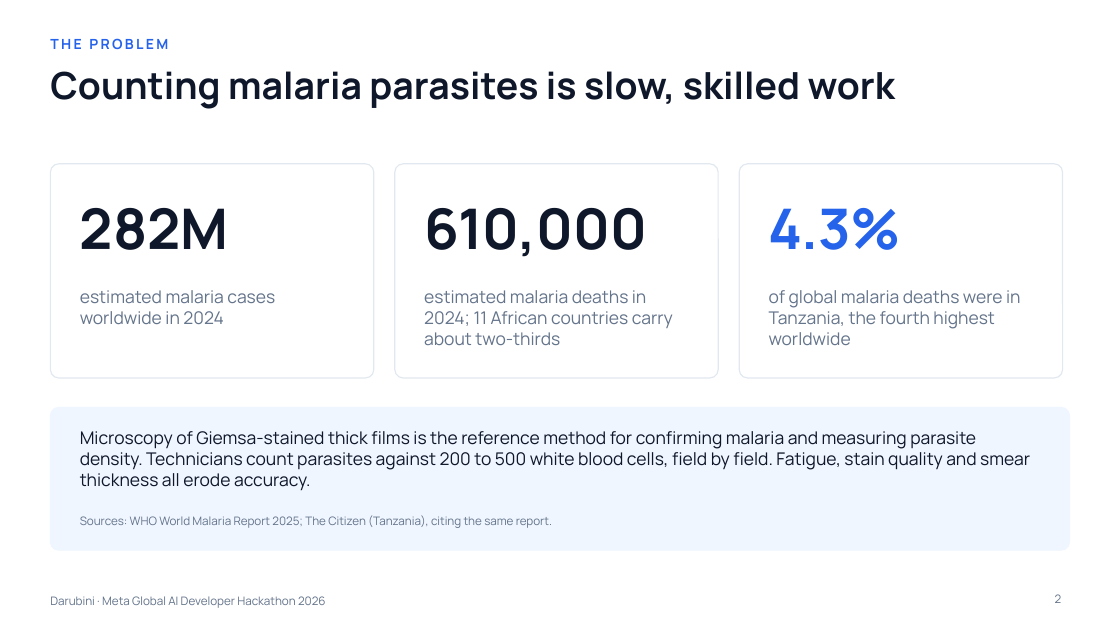
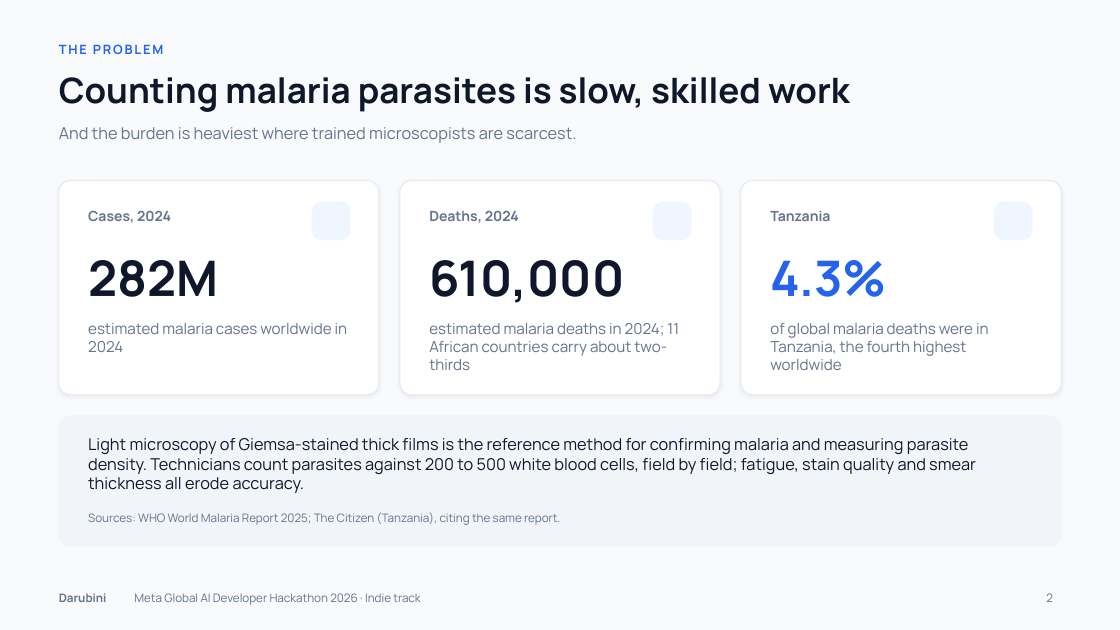
Before and after one commit to albertmwangwa/darubini, a slide deck: slide 2 of docs/proposal/Darubini-Proposal.pptx. Drawn at 1120x630 pixels with LibreOffice and Linux fonts; fonts in the diff are those of the drawing; background and template pictures are left out. Boxes give left, top, right and bottom in pixels: in the first picture for what was removed or moved away, otherwise in the second. Text is boxed around its words. In the diff, an @@ line names an element or a change of style, - is before the commit and + after.

```diff
--- a/docs/proposal/Darubini-Proposal.pptx
+++ b/docs/proposal/Darubini-Proposal.pptx
@@ background #FFFFFF to #F8FAFC @@
@@ text "THE PROBLEM": place and size @@
-text "THE PROBLEM" at (50, 38, 168, 49)
+text "THE PROBLEM" at (59, 44, 163, 54)
@@ text "THE PROBLEM" at (59, 44, 163, 54): size 12 to 11 pt, letter spacing 2 to 1.5 pt @@
@@ title "Counting malaria parasites is slow, ...": place and size @@
-title "Counting malaria parasites is slow, ..." at (50, 71, 895, 109)
+title "Counting malaria parasites is slow, ..." at (59, 77, 850, 112)
@@ title "Counting malaria parasites is slow, ..." at (59, 77, 850, 112): size 32 to 30 pt @@
@@ text added at (59, 127, 576, 143), 14 pt, text #64748B @@
+And the burden is heaviest where trained microscopists are scarcest.
@@ outline #E2E8F0 1 pt to #E2E8F0 0.75 pt; shadow on; proportions changed in 3 elements at (741, 181, 1061, 395), (400, 181, 720, 395), (59, 181, 379, 395) @@
@@ rounded rectangle: place and size @@
-rounded rectangle at (50, 164, 374, 378)
+rounded rectangle at (59, 181, 379, 395)
@@ rounded rectangle added at (312, 202, 350, 240), fill #EFF6FF @@
@@ rounded rectangle: place and size @@
-rounded rectangle at (395, 164, 718, 378)
+rounded rectangle at (400, 181, 720, 395)
@@ rounded rectangle added at (653, 202, 691, 240), fill #EFF6FF @@
@@ rounded rectangle: place and size @@
-rounded rectangle at (739, 164, 1063, 378)
+rounded rectangle at (741, 181, 1061, 395)
@@ rounded rectangle added at (994, 202, 1033, 240), fill #EFF6FF @@
@@ text added at (88, 211, 171, 223), 12 pt, text #64748B, bold @@
+Cases, 2024
@@ text added at (429, 211, 519, 223), 12 pt, text #64748B, bold @@
+Deaths, 2024
@@ text added at (770, 211, 830, 221), 12 pt, text #64748B, bold @@
+Tanzania
@@ size 48 to 42 pt in 3 elements at (770, 260, 886, 297), (429, 260, 624, 303), (88, 260, 218, 297) @@
@@ text "282M": place and size @@
-text "282M" at (80, 208, 229, 250)
+text "282M" at (88, 260, 218, 297)
@@ text "610,000": place and size @@
-text "610,000" at (424, 208, 647, 257)
+text "610,000" at (429, 260, 624, 303)
@@ text "4.3%": place and size @@
-text "4.3%" at (769, 208, 902, 250)
+text "4.3%" at (770, 260, 886, 297)
@@ size 15 to 13 pt in 3 elements at (770, 323, 989, 370), (429, 323, 679, 370), (88, 323, 348, 352) @@
@@ text "estimated malaria cases worldwide in ...": place and size @@
-text "estimated malaria cases worldwide in ..." at (80, 290, 275, 324)
+text "estimated malaria cases worldwide in ..." at (88, 323, 348, 352)
@@ text "estimated malaria deaths in 2024; ...": place and size @@
-text "estimated malaria deaths in 2024; ..." at (424, 290, 673, 345)
+text "estimated malaria deaths in 2024; ..." at (429, 323, 679, 370)
@@ text "of global malaria deaths were ...": place and size @@
-text "of global malaria deaths were ..." at (769, 290, 1020, 345)
+text "of global malaria deaths were ..." at (770, 323, 989, 370)
@@ rounded rectangle: place and size @@
-rounded rectangle at (50, 408, 1070, 550)
+rounded rectangle at (59, 416, 1061, 546)
@@ rounded rectangle at (59, 416, 1061, 546): fill #EFF6FF to #F1F5F9; outline #EFF6FF 1 pt to #F1F5F9 0.75 pt; proportions changed @@
@@ text at (88, 438, 976, 493): text changed; size 15 to 14 pt @@
-Microscopy of Giemsa-stained thick films is the reference method for confirming malaria and measuring parasite density. Technicians count parasites against 200 to 500 white blood cells, field by field. Fatigue, stain quality and smear thickness all erode accuracy.
+Light microscopy of Giemsa-stained thick films is the reference method for confirming malaria and measuring parasite density. Technicians count parasites against 200 to 500 white blood cells, field by field; fatigue, stain quality and smear thickness all erode accuracy.
@@ text "Sources: WHO World Malaria Report ...": place and size @@
-text "Sources: WHO World Malaria Report ..." at (80, 515, 552, 528)
+text "Sources: WHO World Malaria Report ..." at (88, 512, 560, 525)
@@ text added at (59, 593, 107, 602), 10 pt, text #64748B, bold @@
+Darubini
@@ text at (134, 593, 420, 605): text changed @@
-Darubini · Meta Global AI Developer Hackathon 2026
+Meta Global AI Developer Hackathon 2026 · Indie track
@@ page number: place and size @@
-page number at (1055, 594, 1062, 603)
+page number at (1046, 593, 1053, 602)
```
Also in this commit, not shown: 11 other slides changed.
